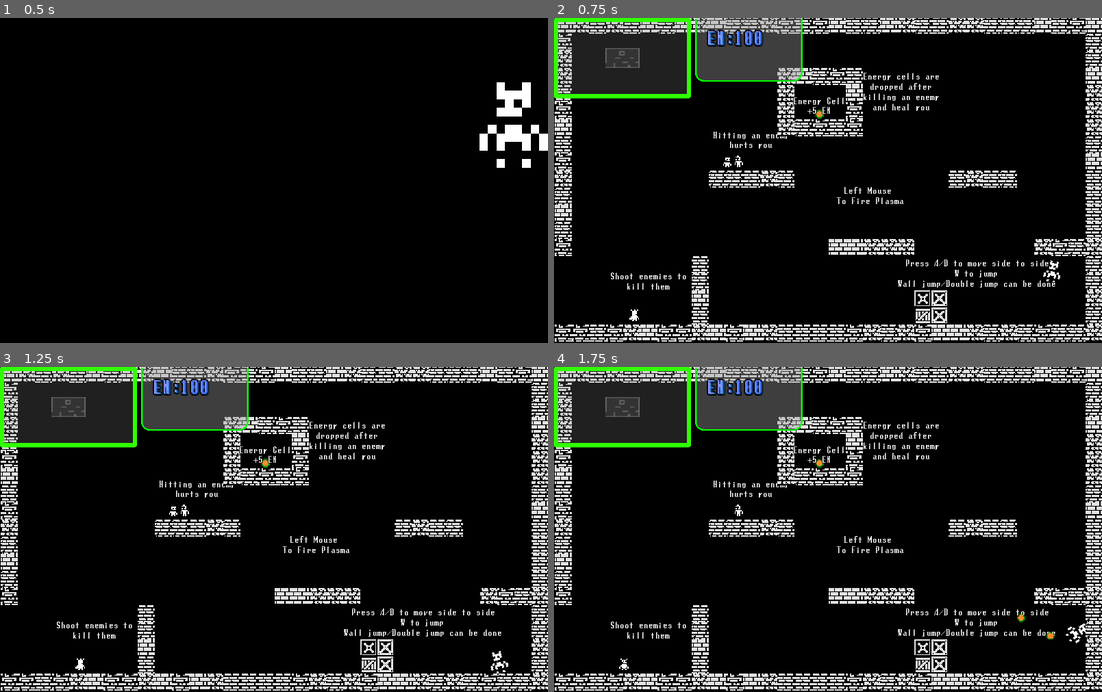
Above: before the commit, frames 1-4 (two rows, left to right).
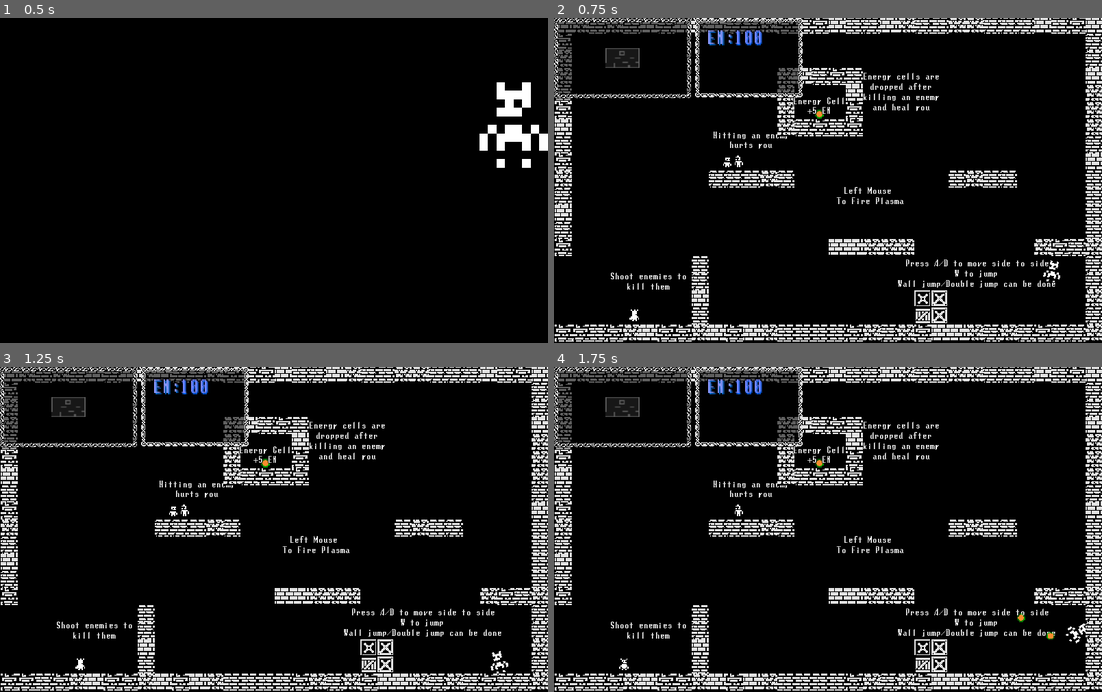
Above: after the commit, the same moments.

Repository: RogerRandomDev/metroid_game
Game: Godot game, scene res://scenes/title/title.tscn
Two runs of this game, one before a commit and one after it. Both use one fixed random seed, a clock stepped at 60 frames per second and the inputs below.
Inputs (mouse positions are in pixels of both pictures, inside the frame that each line leads up to):
- Up to frame 1 (0.5 s): no input
- Up to frame 2 (0.75 s): click "PLAY" at 0.5 s
- Up to frame 3 (1.25 s): no input
- Up to frame 4 (1.75 s): tap A (left) at 1.25 s; move the mouse to (948, 513) at 1.27 s; press the mouse at (948, 513) at 1.28 s; hold D (right) from 1.28 s (still down); tap W (jump) at 1.52 s

Frame 1 is identical in both runs. In frame 2, 9.9% of the frame differs, in the area x 0-46%, y 0-26%; in frame 3, 9.9%; in frame 4, 9.9%.

Commit message:
added comments to code

Diff:
--- a/metroid/remove.tscn
+++ /dev/null
@@ -1,27 +0,0 @@
-[gd_scene load_steps=3 format=2]
-
-[ext_resource path="res://textures/People-no-bg.png" type="Texture" id=1]
-
-[sub_resource type="GDScript" id=1]
-script/source = "extends Sprite
-
-
-# Declare member variables here. Examples:
-# var a = 2
-# var b = \"text\"
-
-
-# Called when the node enters the scene tree for the first time.
-func _ready():
-	var starting = get_texture().get_data()
-	starting.lock()
-	var size=Vector2(get_texture().get_width(),get_texture().get_height())
-	for x in size.x:for y in size.y:
-		if starting.get_pixel(x,y).a!=0:
-			starting.set_pixel(x,y,Color(1,1,1,1))
-	starting.save_png(\"res://textures/entities.png\")
-"
-
-[node name="Sprite" type="Sprite"]
-texture = ExtResource( 1 )
-script = SubResource( 1 )
--- a/metroid/scenes/Camera2D.gd
+++ b/metroid/scenes/Camera2D.gd
@@ -8,20 +8,37 @@
 var max_offset=Vector2(32,32)
 func _ready():
 	randomize()
+
+
 func _process(delta):
+	#dont update if not active
 	if !active:return
 	position = get_parent().get_node("Player").position
 	position.x = clamp(position.x,512,camera_limits.x+512)
 	position.y = clamp(position.y,308,camera_limits.y+308)
+	#shake screen if trauma is not at zero
 	if trauma:
 		trauma = max(trauma - decay * delta, 0)
 		shake()
+
+
+
+
+##
+#updates position for imediate updates
+#only really needed by the main_game.gd
+#for getting the target camera position
+##
 func update_pos():
 	position.x = clamp(position.x,0,camera_limits.x)
 	position.y = clamp(position.y,0,camera_limits.y)
+
+#adds an amount of screen shake
 func add_trauma(amount):
 	amount = max(amount,0.2)
 	trauma = max(trauma,amount)
+
+#screen shake
 func shake():
 	var amount = pow(trauma, trauma_power)
 	rotation = max_roll * amount * rand_range(-1, 1)
--- a/metroid/scenes/main_game.tscn
+++ b/metroid/scenes/main_game.tscn
@@ -7,27 +7,10 @@
 [ext_resource path="res://scenes/Camera2D.gd" type="Script" id=5]
 [ext_resource path="res://theme.tres" type="Theme" id=6]
 [ext_resource path="res://fonts/font.tres" type="DynamicFont" id=7]
-
-[sub_resource type="StyleBoxFlat" id=1]
-bg_color = Color( 0.6, 0.6, 0.6, 0.215686 )
-border_width_left = 8
-border_width_top = 8
-border_width_right = 8
-border_width_bottom = 8
-border_color = Color( 0.192157, 1, 0, 1 )
-corner_radius_top_left = 4
-corner_radius_top_right = 4
-corner_radius_bottom_right = 4
-corner_radius_bottom_left = 4
+[ext_resource path="res://textures/tile_base.png" type="Texture" id=8]
 
 [sub_resource type="StyleBoxFlat" id=3]
-bg_color = Color( 0.6, 0.6, 0.6, 0.411765 )
-border_width_left = 3
-border_width_right = 3
-border_width_bottom = 3
-border_color = Color( 0, 1, 0, 1 )
-corner_radius_bottom_right = 16
-corner_radius_bottom_left = 16
+bg_color = Color( 1, 1, 1, 1 )
 
 [sub_resource type="Animation" id=2]
 resource_name = "player_dead"
@@ -115,23 +98,42 @@
 anchor_mode = 0
 current = true
 
-[node name="Panel" type="Panel" parent="CanvasLayer"]
+[node name="Panel" type="NinePatchRect" parent="CanvasLayer/map_points"]
 margin_right = 256.0
 margin_bottom = 150.0
-custom_styles/panel = SubResource( 1 )
+texture = ExtResource( 8 )
+draw_center = false
+region_rect = Rect2( 320, 48, 48, 48 )
+patch_margin_left = 8
+patch_margin_top = 8
+patch_margin_right = 8
+patch_margin_bottom = 8
+axis_stretch_horizontal = 1
+axis_stretch_vertical = 1
+
+[node name="backing" type="Panel" parent="CanvasLayer/map_points"]
+self_modulate = Color( 0, 0, 0, 0.580392 )
+show_behind_parent = true
+margin_right = 256.0
+margin_bottom = 152.0
+custom_styles/panel = SubResource( 3 )
 __meta__ = {
 "_edit_use_anchors_": false
 }
 
-[node name="stat_panel" type="Panel" parent="CanvasLayer"]
+[node name="stat_panel" type="NinePatchRect" parent="CanvasLayer"]
 margin_left = 264.0
-margin_top = 1.0
 margin_right = 464.0
-margin_bottom = 119.0
-custom_styles/panel = SubResource( 3 )
-__meta__ = {
-"_edit_use_anchors_": false
-}
+margin_bottom = 149.0
+texture = ExtResource( 8 )
+draw_center = false
+region_rect = Rect2( 376, 48, 48, 48 )
+patch_margin_left = 8
+patch_margin_top = 8
+patch_margin_right = 8
+patch_margin_bottom = 8
+axis_stretch_horizontal = 1
+axis_stretch_vertical = 1
 
 [node name="HP_label" type="Label" parent="CanvasLayer/stat_panel"]
 margin_left = 72.0
@@ -164,6 +166,16 @@
 "_edit_use_anchors_": false
 }
 
+[node name="backing" type="Panel" parent="CanvasLayer/stat_panel"]
+self_modulate = Color( 0, 0, 0, 0.580392 )
+show_behind_parent = true
+margin_right = 200.0
+margin_bottom = 149.0
+custom_styles/panel = SubResource( 3 )
+__meta__ = {
+"_edit_use_anchors_": false
+}
+
 [node name="scene_Anims" type="AnimationPlayer" parent="."]
 anims/player_dead = SubResource( 2 )
 
--- a/metroid/scenes/map/map_5.tscn
+++ b/metroid/scenes/map/map_5.tscn
@@ -79,9 +79,9 @@
 
 [node name="Label" type="RichTextLabel" parent="Entities/placeholder" index="0"]
 margin_left = 384.0
-margin_top = 128.0
+margin_top = 192.0
 margin_right = 640.0
-margin_bottom = 192.0
+margin_bottom = 256.0
 theme = ExtResource( 4 )
 bbcode_enabled = true
 bbcode_text = "[shake rate=8 level=15]I applaud you making it this far[/shake]"
--- a/metroid/scenes/objects/enemy_spawner.gd
+++ b/metroid/scenes/objects/enemy_spawner.gd
@@ -8,13 +8,30 @@
 export(Vector2)var enemy_variance=Vector2(32,16)
 const enemy_scene = preload("res://scenes/objects/ent.tscn")
 
+#should be pretty clear here#
 func _ready():
 	randomize()
 	_on_Timer_timeout()
 	$Timer.start()
+
+##
+#spawns an enemy and then
+#changes the random duration
+#to the next enemy spawn from it
+##
 func _on_Timer_timeout():
 	spawn_enemy()
 	$Timer.wait_time=rand_range(min_delay,max_delay)
+
+
+
+##
+#enemy spawning here is pretty clear
+#set their motion to curved
+#move them to the spawner
+#set the amount of curve they have(with some randomness in it)
+#set them to non-continuous so they die after the curve
+##
 func spawn_enemy():
 	var enemy_spawned = enemy_scene.instance()
 	enemy_spawned.curved_motion=true
@@ -22,5 +39,7 @@
 	enemy_spawned.position = self.global_position
 	enemy_spawned.curve_size = enemy_curve+get_variance()
 	enemy_spawned.non_continuous=true
+
+#variance for the enemy curves#
 func get_variance():
 	return enemy_variance*Vector2(rand_range(-1,1),rand_range(-1,1))
--- a/metroid/scripts/bullet.gd
+++ b/metroid/scripts/bullet.gd
@@ -1,19 +1,27 @@
 extends Area2D
 
-
-# Declare member variables here. Examples:
-# var a = 2
-# var b = "text"
 
 var direction = Vector2.ZERO
 var fired_by = null
 var damage = 1
+
+
+#moves by direction value
+#and rotates by a set value
 func _process(delta):
 	position+=direction*delta
 	rotation+=delta*5*PI
 
 
+##
+#this is the bulk of the bullet logic
+#checks if it is inside the one who fired it or not first
+#and then it will check if the target has a hit method
+#finally, it checks if it hit the map
+#and if so will remove the surrounding breakable tiles
+##
 func _on_bullet_body_entered(body):
+
 	if body.is_in_group(fired_by):return
 	if(body.has_method("hit")):body.hit(damage)
 	if(body.get_class()=="TileMap"):
--- a/metroid/scripts/ent.gd
+++ b/metroid/scripts/ent.gd
@@ -98,15 +98,37 @@
 #
 ##
 func do_curved_motion():
+	##
+	#curves motion using trig
+	#the curve_size declares how far of a curve it will be
+	##
 	var motion = Vector2(sin(moved_dist),cos(moved_dist))*curve_size
 # warning-ignore:return_value_discarded
 	move_and_slide(motion,Vector2.UP)
 	rotation = motion.normalized().angle_to_point(Vector2.ZERO)+PI/2
 	if moved_dist>=PI:self.queue_free()
+
+##
+#exactly as it says
+#creates a healing object
+##
 func generate_heal_drop():
 	var drop = heal_item.instance()
 	drop.position = position
 	get_parent().get_parent().get_node("misc").call_deferred('add_child',drop)
+
+
+##
+#if you shoot, then it moves you over to the second row of entity textures
+#otherwise, it remains in the first row
+#lots of math for the spritesheet layout to work
+#but hey, maths not that bad if you know how to use it
+##
 func randomize_texture():
 	var randomized_id = int(round(rand_range(0.0,13.0))+int(shoots)*14);
-	$Sprite.region_rect=Rect2(Vector2(10*int(randomized_id%2==0)+30*int(max(round(randomized_id/14-0.5),0)),10*(randomized_id%14)),Vector2(10,10))
+	$Sprite.region_rect=Rect2(
+		Vector2(
+			((10*int(randomized_id%2==0))+
+			(30*int(max(round(randomized_id/14-0.5),0)))),
+			10*(randomized_id%14)),Vector2(10,10)
+			)
--- a/metroid/scripts/title.gd
+++ b/metroid/scripts/title.gd
@@ -1,12 +1,7 @@
 extends Control
 
 
-# Declare member variables here. Examples:
-# var a = 2
-# var b = "text"
 
-
-# Called when the node enters the scene tree for the first time.
 func _ready():
 	$TitleAnim.play("open_game")
 
--- a/metroid/scripts/transfer_scene.gd
+++ b/metroid/scripts/transfer_scene.gd
@@ -8,9 +8,13 @@
 export(Vector2)var scene_enter_size=Vector2(32,19)
 export(Vector2)var scene_sign = Vector2.ONE
 export(Vector2)var increase_scene_offset_by_value=Vector2.ZERO
+
 #changes current zone when entered
 func _on_check_event_body_entered(body):
 	if body.name!="Player":return
 	get_parent().get_parent().get_parent().call_deferred('load_next_scene',scene_to_enter,scene_enter_size,scene_enter_point,position,scene_enter_offset,scene_sign,increase_scene_offset_by_value)
+
+#pretty obvious what this does#
+#it gets the position it has and the amount to offset it by for the player to enter from#
 func enter_position():
 	return position+scene_enter_offset
Binary file removed: metroid/textures/People-no-bg.png
Not shown, removed: metroid/textures/People-no-bg.png.import
